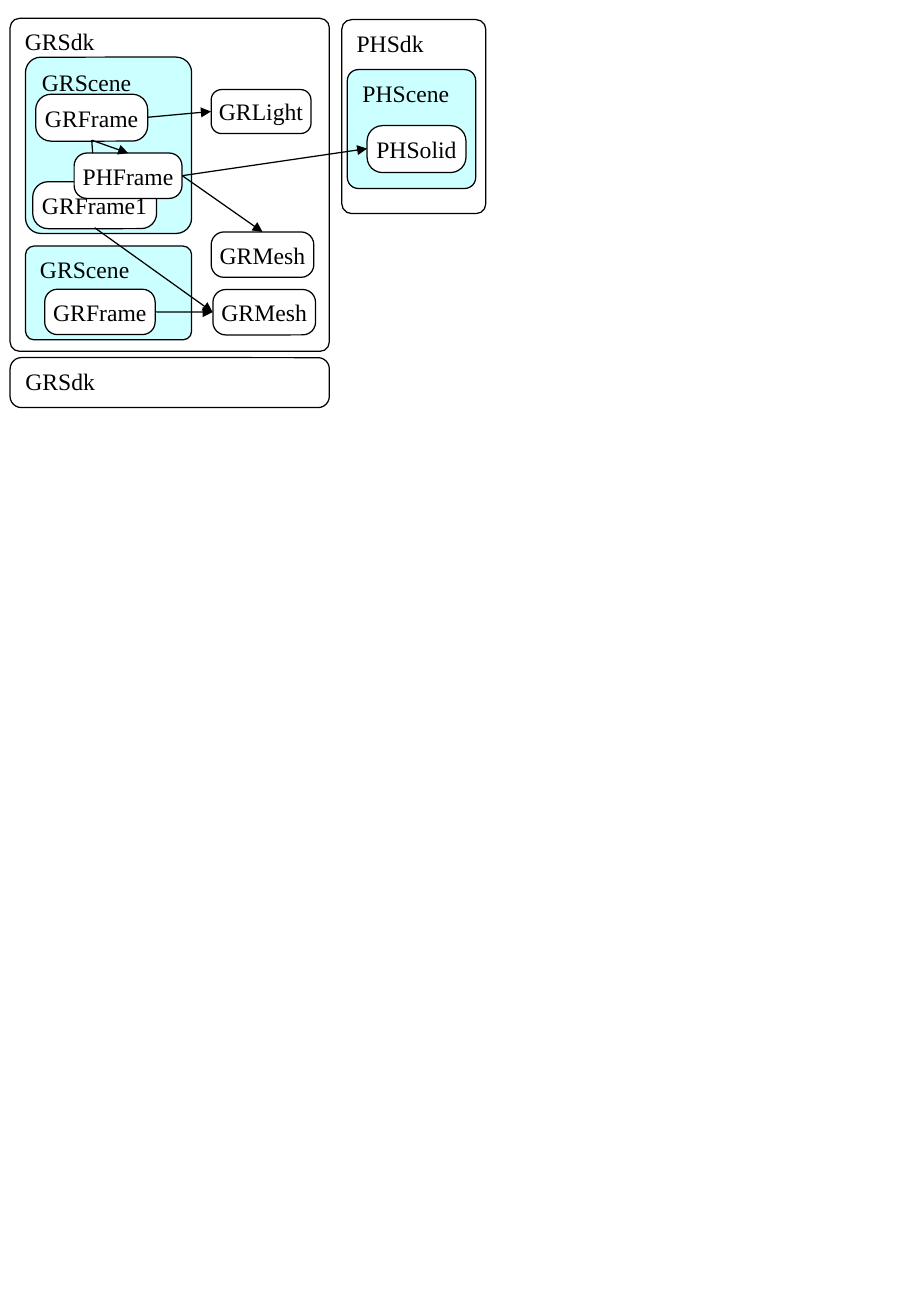
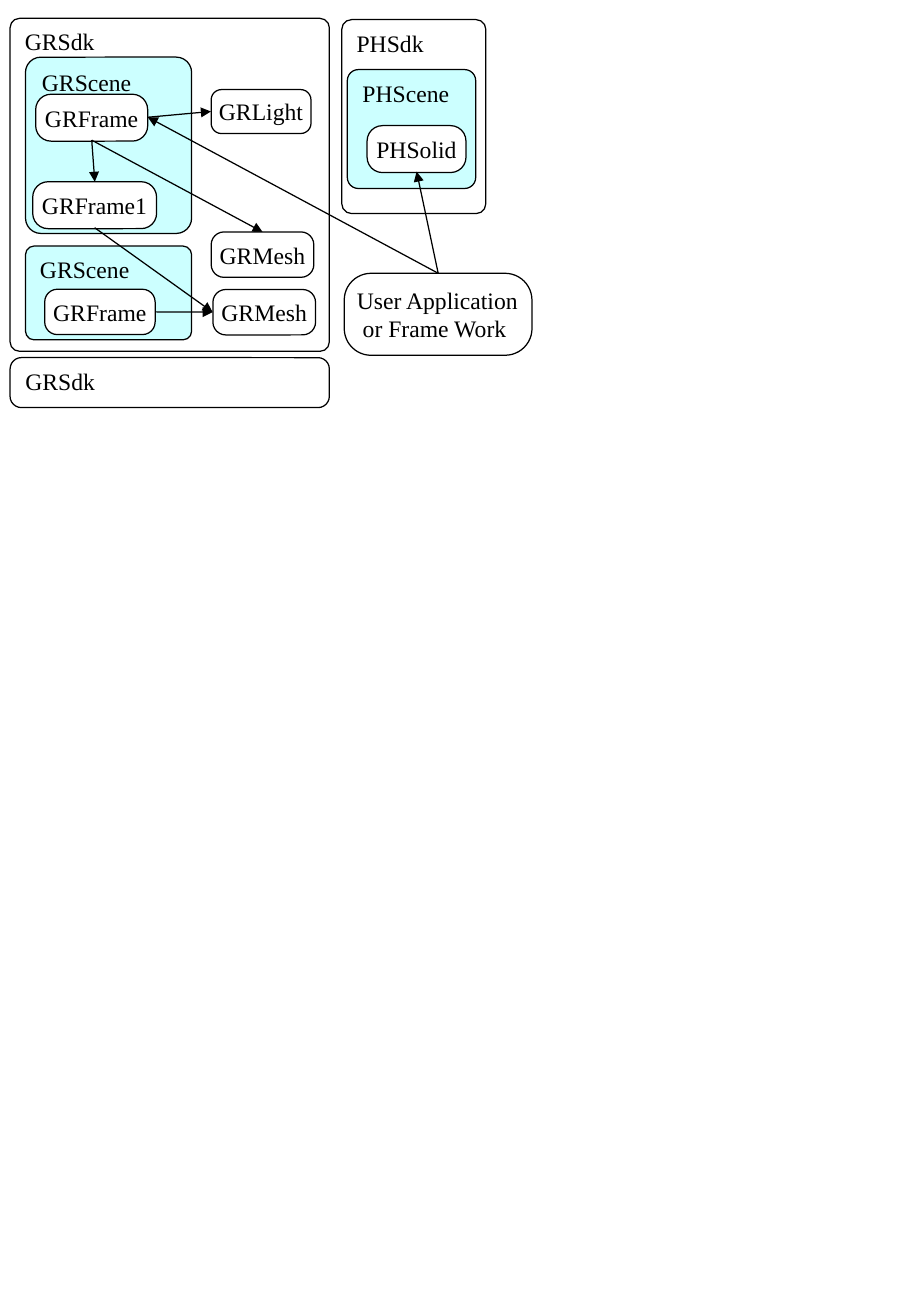
Before and after one commit to Springhead/Springhead, a slide deck: slide 7 of include/docsrc/01UsersGuide/fig.ppt. Drawn at 911x1316 pixels with LibreOffice and Linux fonts; fonts in the diff are those of the drawing. Boxes give left, top, right and bottom in pixels: in the first picture for what was removed or moved away, otherwise in the second. Text is boxed around its words. In the diff, an @@ line names an element or a change of style, - is before the commit and + after.

```diff
--- a/include/docsrc/01UsersGuide/fig.ppt
+++ b/include/docsrc/01UsersGuide/fig.ppt
@@ arrow moved from (182, 176) - (367, 148) to (438, 273) - (148, 117) @@
@@ arrow removed from (91, 140) to (129, 153) @@
@@ arrow moved from (182, 176) - (262, 232) to (92, 140) - (262, 232) @@
@@ rounded rectangle removed at (74,153,182,198) @@
-PHFrame
@@ arrow added from (438, 273) to (417, 171), #000000 0.74 pt @@
@@ rounded rectangle added at (344,273,532,356), fill #FFFFFF, outline #000000 0.74 pt, 14 pt, text #000000 @@
+User Application
+or Frame Work
```
Also in this commit, not shown: 16 other files.
